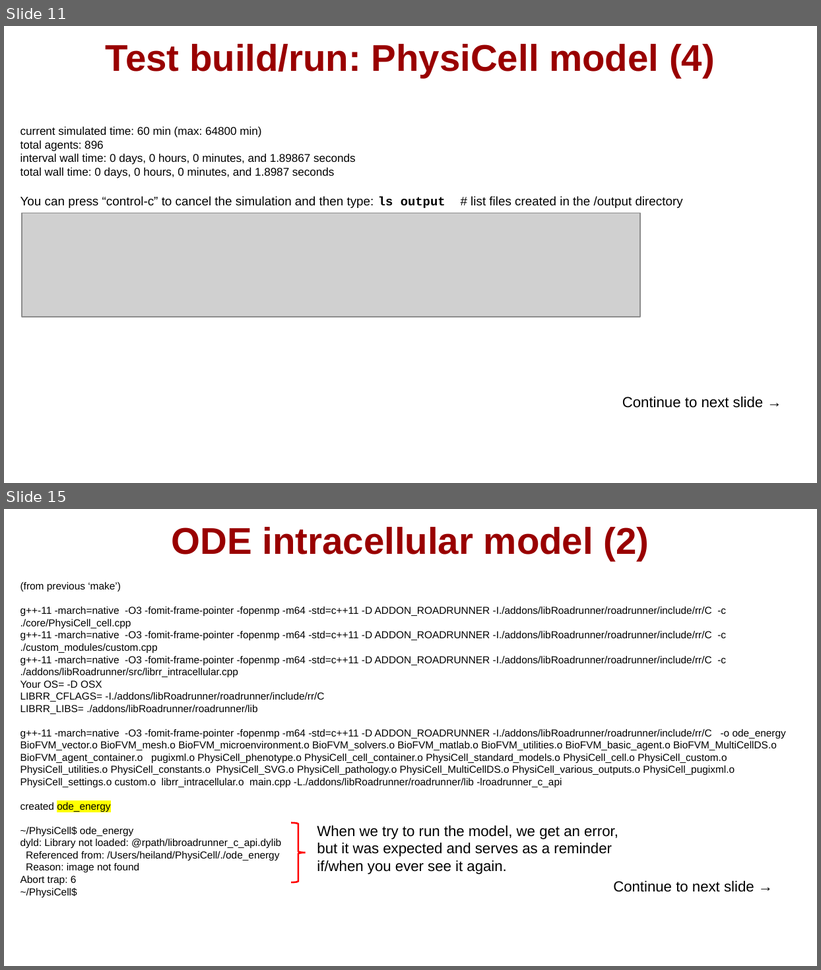
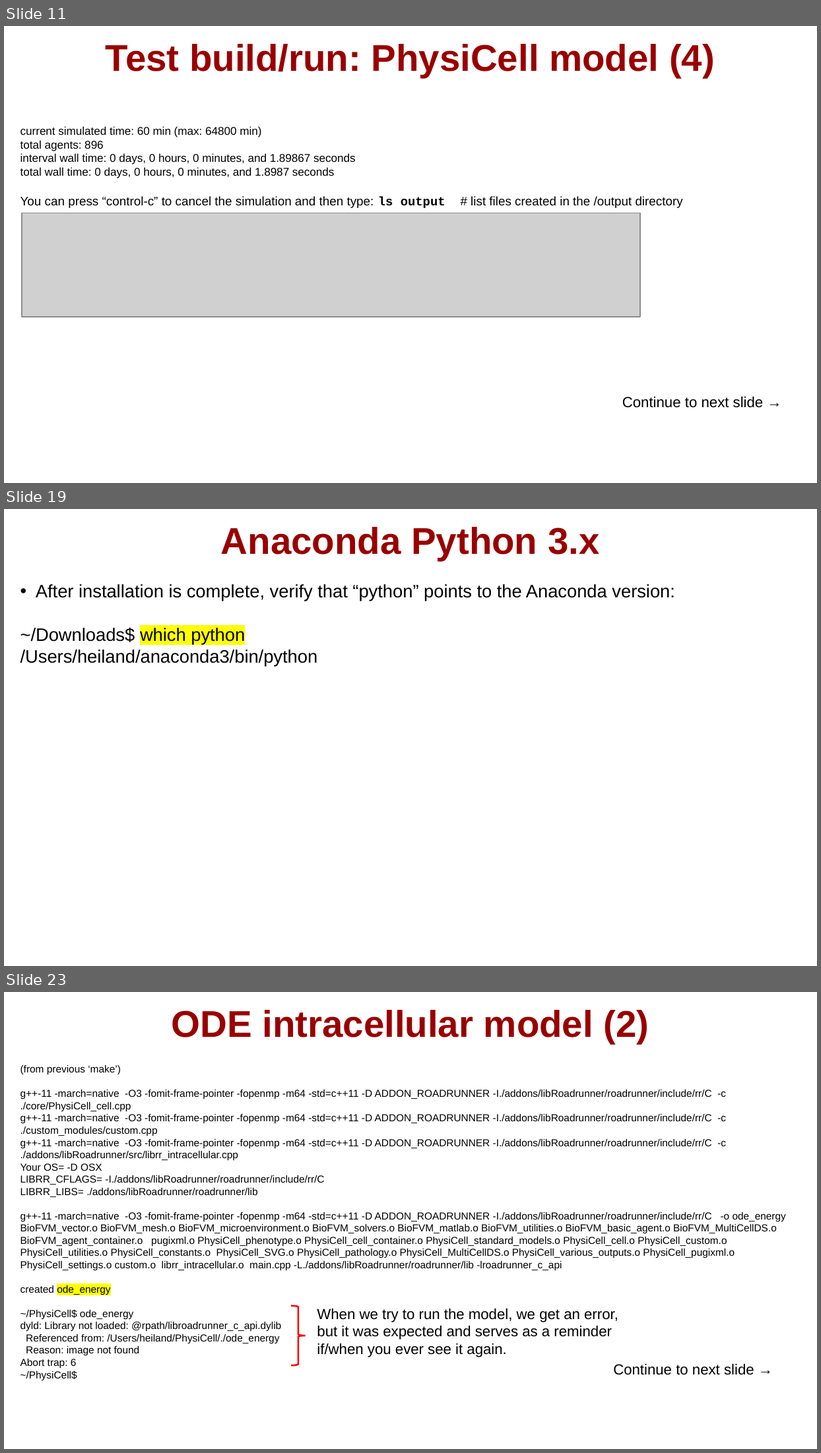
Before and after one commit to physicell-training/ws2021, a slide deck: pptx_source/PhysiCell_ws2021_macOS_setup.pptx. Shown one above the other, each under a label of ours: slides 11 and 15 before the commit, slides 11, 19 and 23 after it; the slides between them are not shown. The pictures are 821x970 and 821x1453 pixels, drawn with LibreOffice and Linux fonts; fonts in the diff are those of the drawing; grey boxes stand for pictures; background and template pictures are left out. Boxes give left, top, right and bottom in pixels: in the first picture for what was removed or moved away, otherwise in the second. Text is boxed around its words. In the diff, an @@ line names an element or a change of style, - is before the commit and + after.

```diff
--- a/pptx_source/PhysiCell_ws2021_macOS_setup.pptx
+++ b/pptx_source/PhysiCell_ws2021_macOS_setup.pptx
@@ slide 19 added at (4,509,817,966), background #FFFFFF @@
@@ title added at (221,527,599,560), 33 pt, text #990000, bold @@
+Anaconda Python 3.x
@@ text added at (20,584,675,667), 16 pt, text #000000 @@
+• After installation is complete, verify that “python” points to the Anaconda version:
+~/Downloads$ which python
+/Users/heiland/anaconda3/bin/python
@@ what was slide 15 is now slide 23 @@
```
Also in this commit, not shown: 4 slides changed, 8 other slides added.
